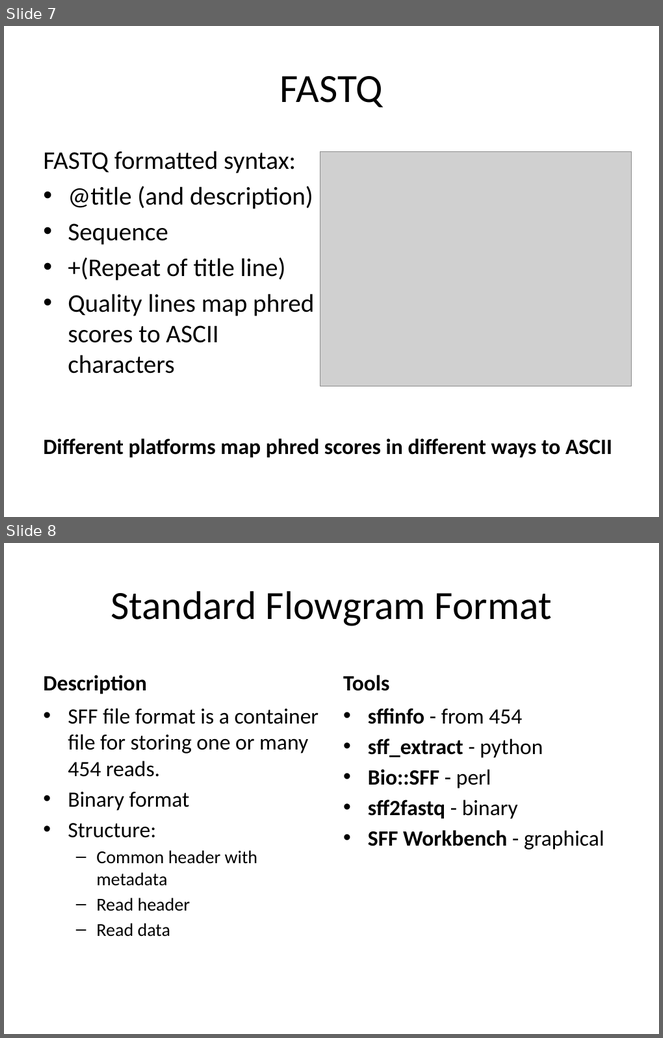
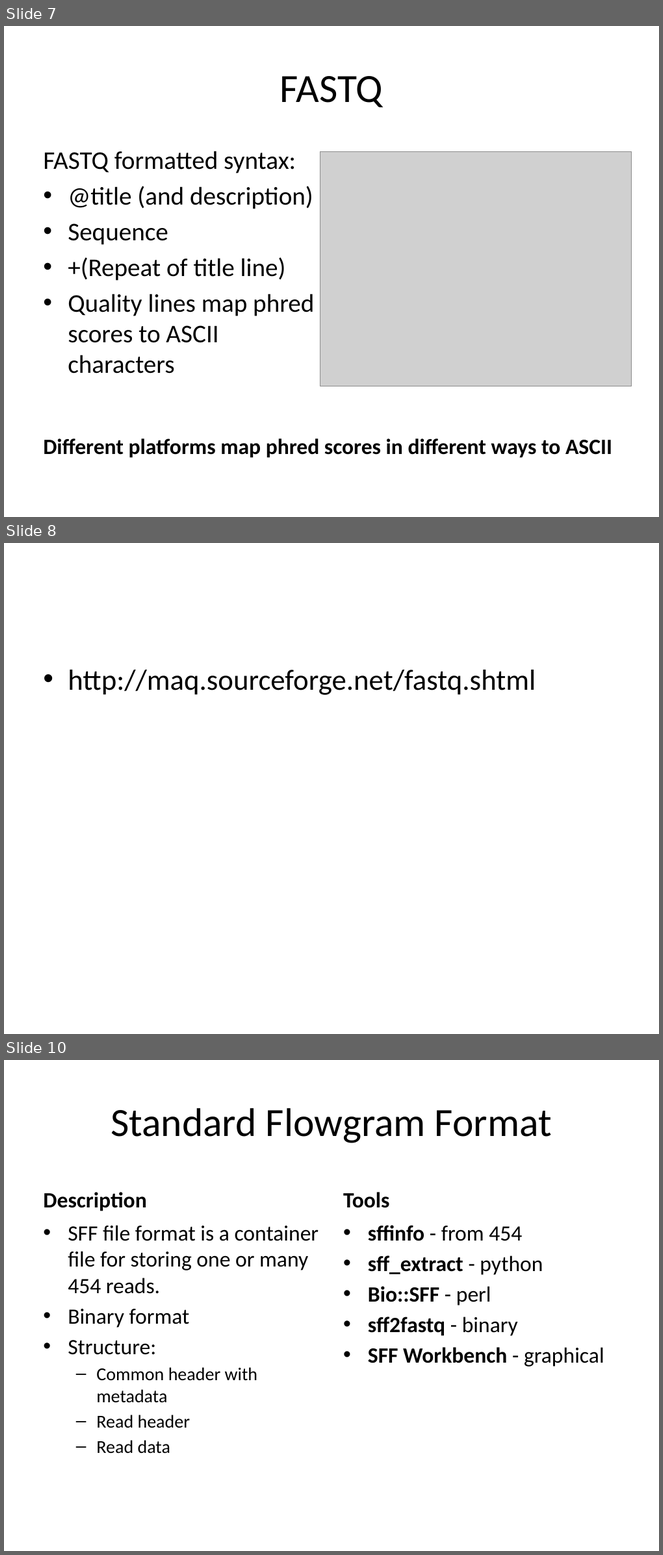
Before and after one commit to rvosa/ngs-workflows, a slide deck: doc/slides/day1/session2/NGSdata.pptx. Shown one above the other, each under a label of ours: slides 7 and 8 before the commit, slides 7, 8 and 10 after it; the slides between them are not shown. The pictures are 663x1038 and 663x1555 pixels, drawn with LibreOffice and Linux fonts; fonts in the diff are those of the drawing; grey boxes stand for pictures. Boxes give left, top, right and bottom in pixels: in the first picture for what was removed or moved away, otherwise in the second. Text is boxed around its words. In the diff, an @@ line names an element or a change of style, - is before the commit and + after.

```diff
--- a/doc/slides/day1/session2/NGSdata.pptx
+++ b/doc/slides/day1/session2/NGSdata.pptx
@@ slide 8 added at bbox=[4, 543, 659, 1034], background #FFFFFF @@
@@ text added at bbox=[68, 670, 536, 695], 32 pt, text #000000 @@
+• http://maq.sourceforge.net/fastq.shtml
@@ what was slide 8 is now slide 10 @@
```
Also in this commit, not shown: 2 slides changed, 2 other slides added, 2 other files.
